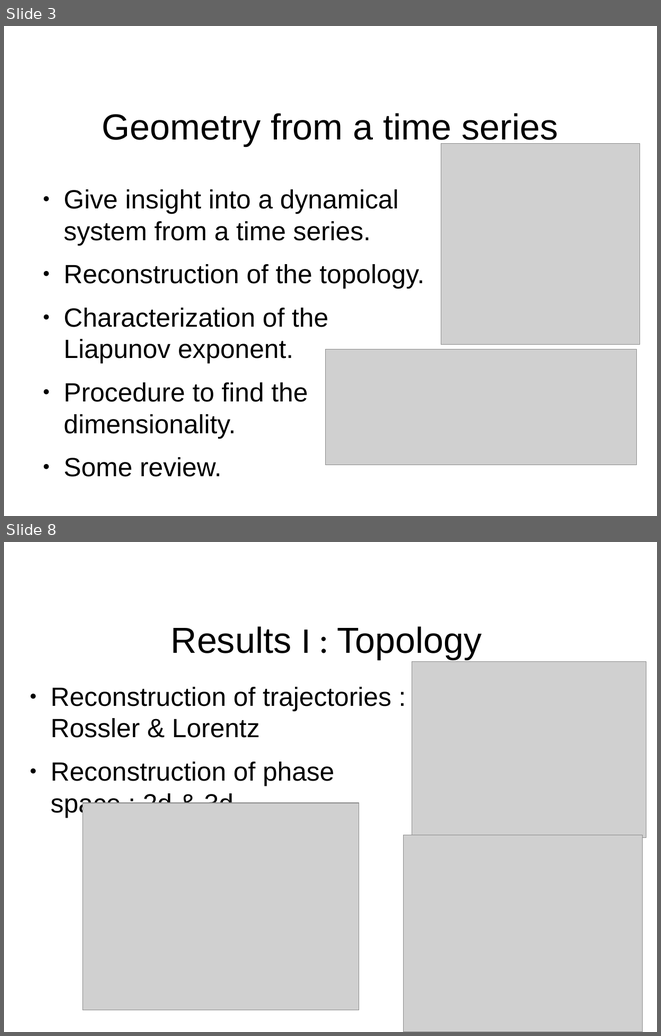
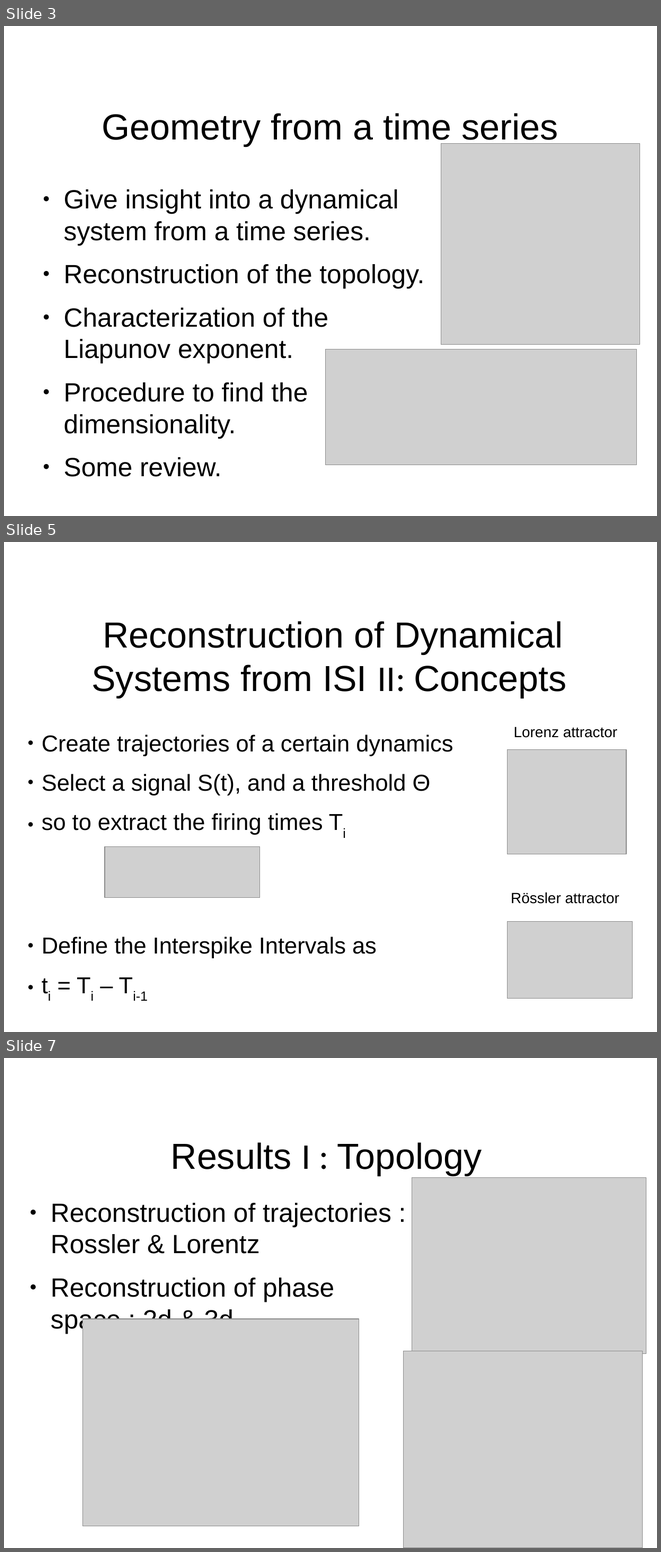
Before and after one commit to aarcascuerda/Reconstruction-of-dynamical-systems-from-ISIs, a slide deck: presentation/presentation.odp. Shown one above the other, each under a label of ours: slides 3 and 8 before the commit, slides 3, 5 and 7 after it; the slides between them are not shown. The pictures are 661x1036 and 661x1552 pixels, drawn with LibreOffice and Linux fonts; fonts in the diff are those of the drawing; grey boxes stand for pictures; background and template pictures are left out. Boxes give left, top, right and bottom in pixels: in the first picture for what was removed or moved away, otherwise in the second. Text is boxed around its words. In the diff, an @@ line names an element or a change of style, - is before the commit and + after.

```diff
--- a/presentation/presentation.odp
+++ b/presentation/presentation.odp
@@ slide 5 added at (4, 542, 657, 1032), background #FFFFFF @@
@@ title added at (92, 621, 566, 698), 44 pt, text #000000 @@
+Reconstruction of Dynamical Systems from ISI II: Concepts
@@ text added at (514, 726, 617, 738), 18 pt, text #000000 @@
+Lorenz attractor
@@ text added at (42, 734, 453, 1000), 28 pt, text #000000 @@
+● Create trajectories of a certain dynamics
+● Select a signal S(t), and a threshold Θ
+● so to extract the firing times Ti
+● Define the Interspike Intervals as
+● ti = Ti – Ti-1
@@ picture added at (508, 749, 627, 854) @@
@@ picture added at (105, 847, 260, 898) @@
@@ text added at (511, 892, 619, 903), 18 pt, text #000000 @@
+Rössler attractor
@@ picture added at (508, 921, 633, 998) @@
@@ what was slide 8 is now slide 7 @@
```
Also in this commit, not shown: 4 slides changed, 2 slides removed, 2 other files.
